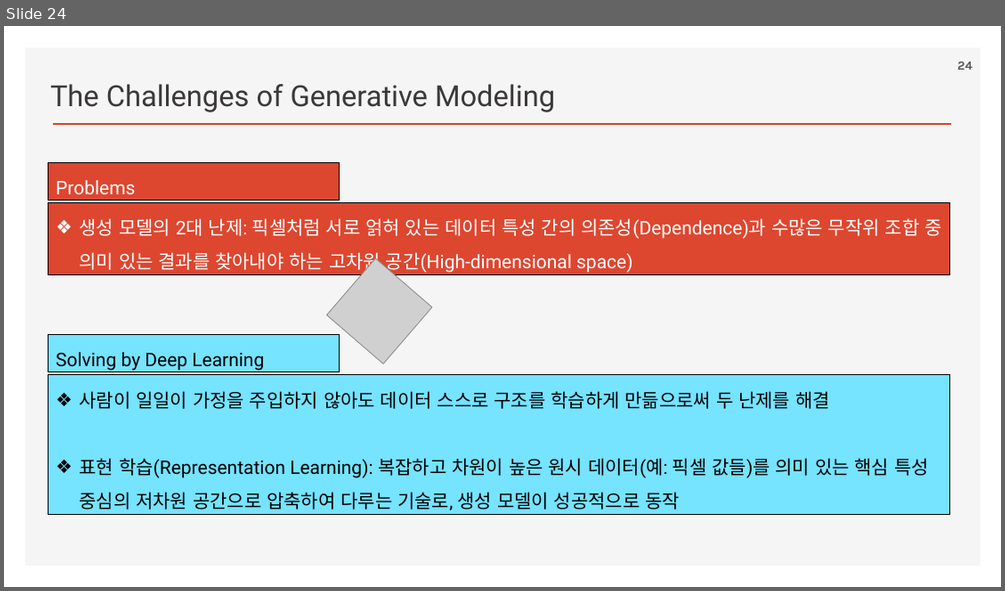
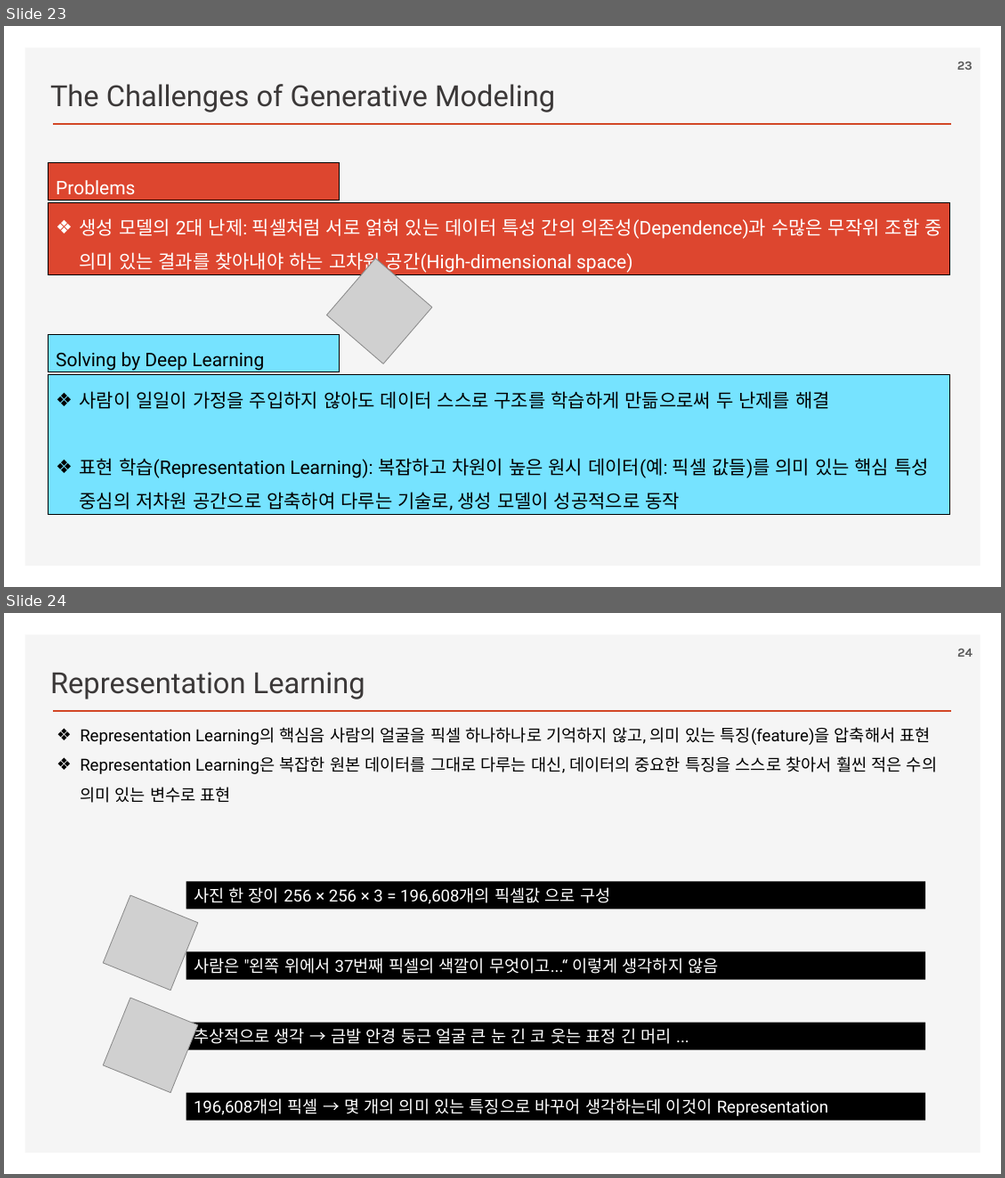
Before and after one commit to ancestor9/2026_Fall_AI-Literacy, a slide deck: Generative Deep Learning.pptx. Shown one above the other, each under a label of ours: slide 24 before the commit, slides 23 and 24 after it. The pictures are 1005x591 and 1005x1178 pixels, drawn with LibreOffice and Linux fonts; fonts in the diff are those of the drawing; grey boxes stand for pictures; background and template pictures are left out. Boxes give left, top, right and bottom in pixels: in the first picture for what was removed or moved away, otherwise in the second. Text is boxed around its words. In the diff, an @@ line names an element or a change of style, - is before the commit and + after.

```diff
--- a/Generative Deep Learning.pptx
+++ b/Generative Deep Learning.pptx
@@ slide 24 added at [4,613,1001,1174], background #FFFFFF; not listed: 2 template elements that a slide beside it also shows @@
@@ page number added at [957,649,972,657], 12 pt, text #595959, bold @@
+24
@@ text added at [50,672,365,699], 28 pt, text #3B3838 @@
+Representation Learning
@@ text added at [80,727,937,803], 16 pt, text #000000 @@
+❖ Representation Learning의 핵심음 사람의 얼굴을 픽셀 하나하나로 기억하지 않고, 의미 있는 특징(feature)을 압축해서 표현
+❖ Representation Learning은 복잡한 원본 데이터를 그대로 다루는 대신, 데이터의 중요한 특징을 스스로 찾아서 훨씬 적은 수의 의미 있는 변수로 표현
@@ picture added at [103,895,197,989] @@
@@ rectangle added at [186,882,926,909], fill #000000, 16 pt, text #FFFFFF @@
+사진 한 장이 256 × 256 × 3 = 196,608개의 픽셀값 으로 구성
@@ rectangle added at [186,952,926,980], fill #000000, 16 pt, text #FFFFFF @@
+사람은 "왼쪽 위에서 37번째 픽셀의 색깔이 무엇이고...“ 이렇게 생각하지 않음
@@ picture added at [103,997,197,1092] @@
@@ rectangle added at [186,1022,926,1050], fill #000000, 16 pt, text #FFFFFF @@
+추상적으로 생각 → 금발 안경 둥근 얼굴 큰 눈 긴 코 웃는 표정 긴 머리 ...
@@ rectangle added at [186,1093,926,1120], fill #000000, 16 pt, text #FFFFFF @@
+196,608개의 픽셀 → 몇 개의 의미 있는 특징으로 바꾸어 생각하는데 이것이 Representation
@@ what was slide 24 is now slide 23 @@
@@ page number at [957,62,972,70]: text changed @@
-24
+23
```
Also in this commit, not shown: 2 slides changed, 3 other slides added, 2 slides removed.
